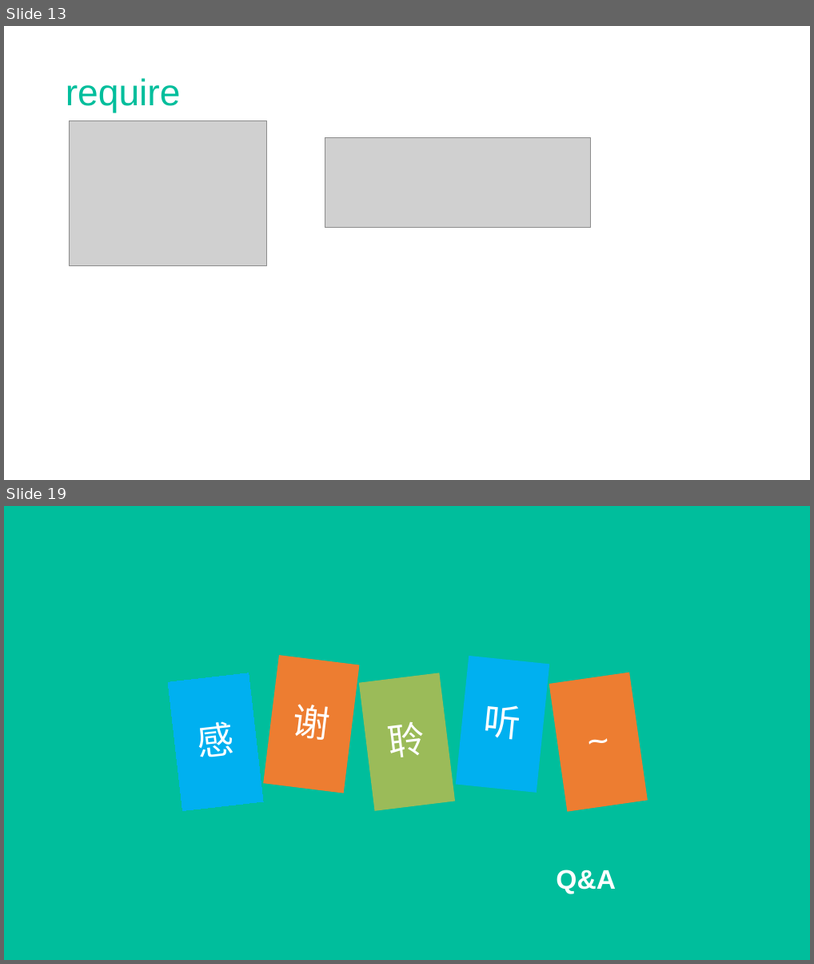
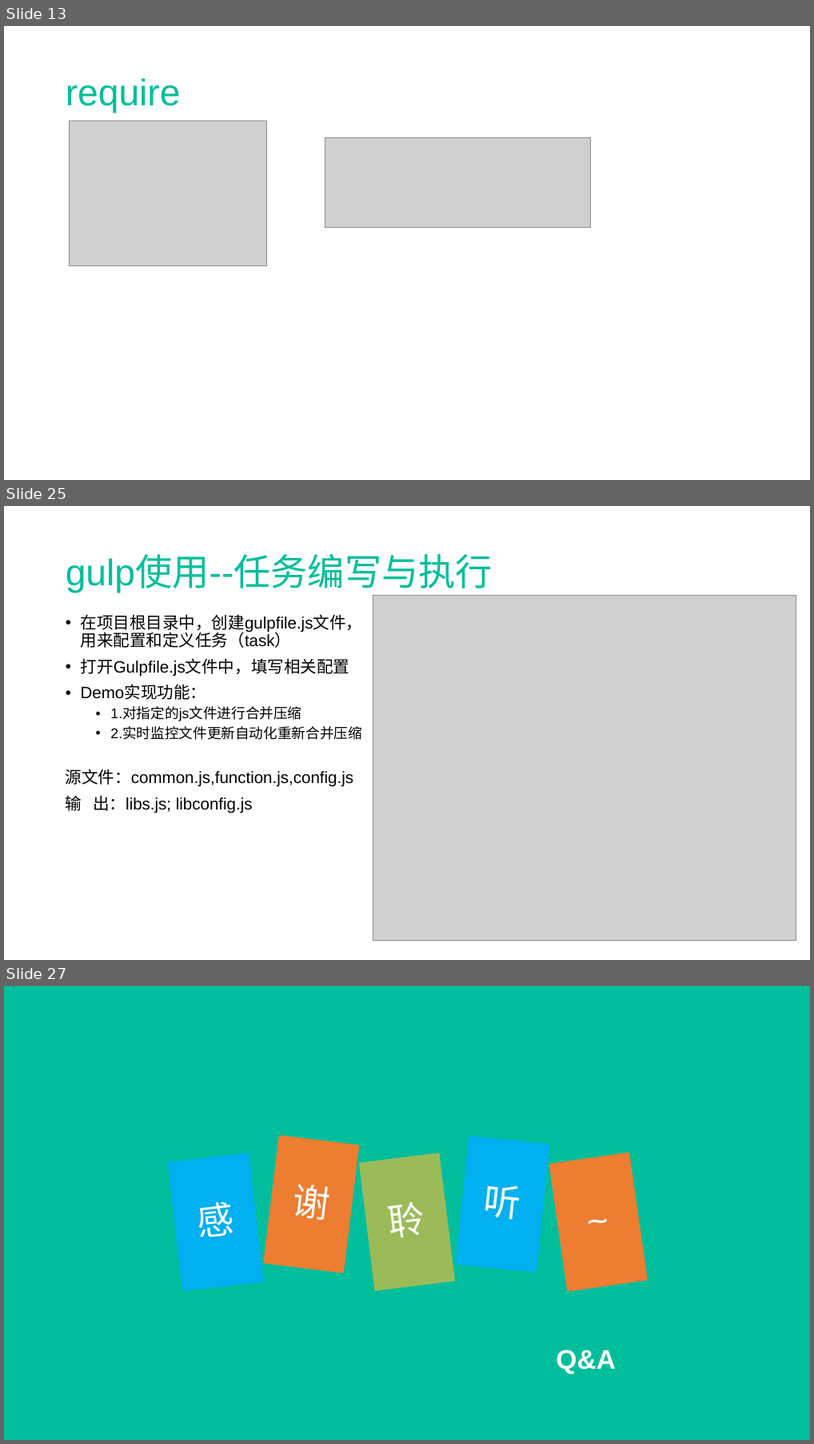
Before and after one commit to SiberianMark/travels, a slide deck: gulptest/nodejs.pptx. Shown one above the other, each under a label of ours: slides 13 and 19 before the commit, slides 13, 25 and 27 after it; the slides between them are not shown. The pictures are 814x964 and 814x1444 pixels, drawn with LibreOffice and Linux fonts; fonts in the diff are those of the drawing; grey boxes stand for pictures. Boxes give left, top, right and bottom in pixels: in the first picture for what was removed or moved away, otherwise in the second. Text is boxed around its words. In the diff, an @@ line names an element or a change of style, - is before the commit and + after.

Commit message:
更新gulp教程

```diff
--- a/gulptest/nodejs.pptx
+++ b/gulptest/nodejs.pptx
@@ slide 25 added at box(4, 506, 810, 960), background #FFFFFF @@
@@ text added at box(66, 556, 493, 593), 44 pt, text #00BE9C @@
+gulp使用--任务编写与执行
@@ picture added at box(373, 595, 797, 940) @@
@@ text added at box(66, 614, 363, 813), 19.6 pt, text #000000 @@
+• 在项目根目录中，创建gulpfile.js文件，用来配置和定义任务（task）
+• 打开Gulpfile.js文件中，填写相关配置
+• Demo实现功能：
+  • 1.对指定的js文件进行合并压缩
+  • 2.实时监控文件更新自动化重新合并压缩
+源文件：common.js,function.js,config.js
+输 出：libs.js; libconfig.js
@@ what was slide 19 is now slide 27 @@
```
Also in this commit, not shown: 10 slides changed, 10 other slides added, 6 other files.
